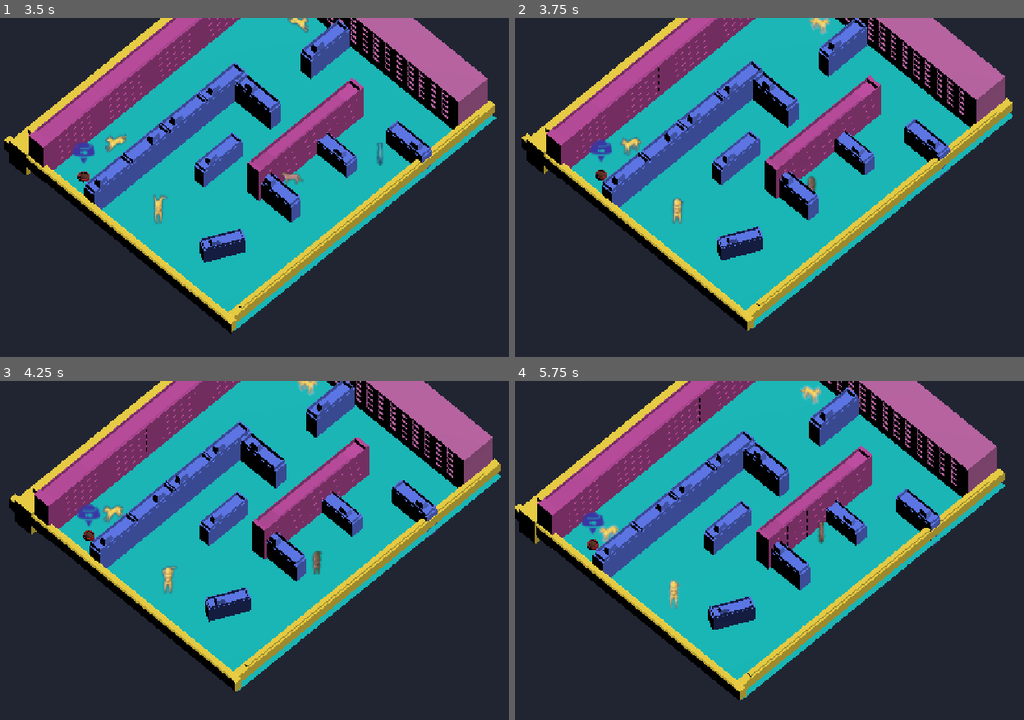
Above: before the commit, frames 1-4 (two rows, left to right).
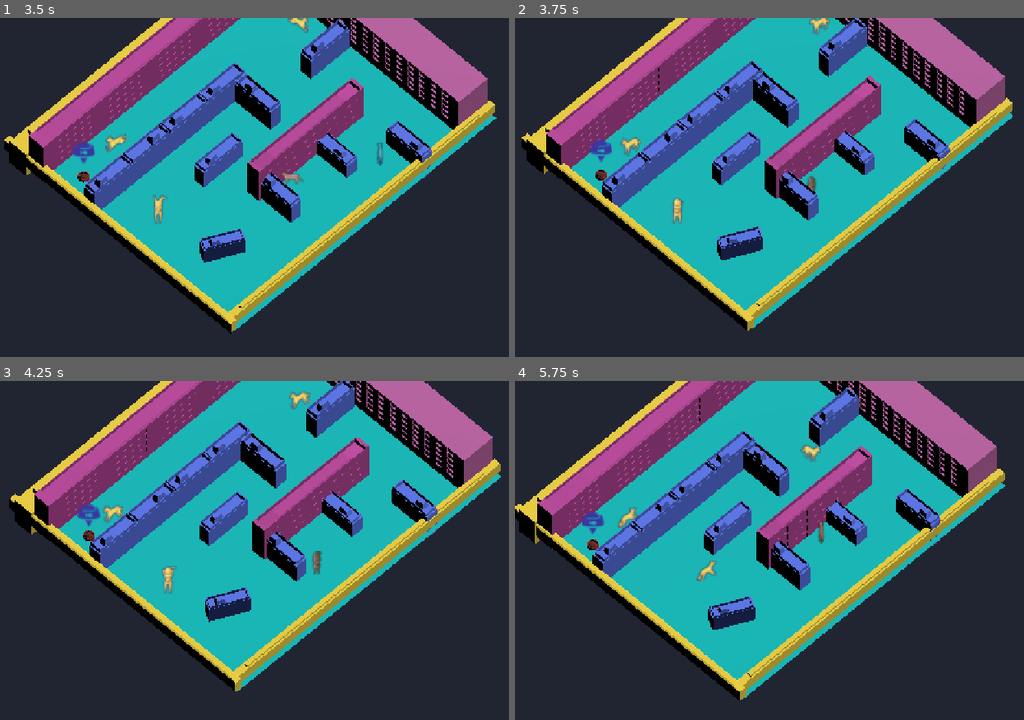
Above: after the commit, the same moments.

Repository: WeronikaKowalkowska/dnsgamejam
Game: Godot game, scene res://scenes/tutorialScena.tscn
The game is run twice, just before and just after one commit, with the same random seed, the same clock (stepped at 60 frames per second) and the same inputs. This scene is started directly instead of the project's main scene.
Inputs (mouse positions are in pixels of both pictures, inside the frame that each line leads up to):
- Up to frame 1 (3.5 s): tap Enter (ui_accept) at 0.5, 0.77 s; move the mouse to (295, 275) at 0.52 s; hold W (move_forward) 0.53-1.25 s; tap Space at 0.6 s; click (295, 275) at 0.67 s; drag from (outside the picture) to (295, 275) at 1.27 s; move the mouse to (132, 146) at 2.02 s; hold A (move_left) 2.03-2.75 s; tap Alt at 2.1 s; drag from (361, 201) to (132, 146) at 2.77 s
- Up to frame 2 (3.75 s): move the mouse to (744, 109) at 3.52 s; hold S (move_back) from 3.53 s (still down); tap E at 3.6 s
- Up to frame 3 (4.25 s): keep holding S (move_back); tap Enter (ui_accept) at 3.77 s
- Up to frame 4 (5.75 s): release S (move_back) at 4.25 s; drag from (988, 547) to (744, 472) at 4.27 s; move the mouse to (713, 584) at 5.02 s; hold W (move_forward) from 5.03 s (still down); tap Space at 5.1 s; click (713, 584) at 5.17 s

Frame 1 is identical in both runs. In frame 2, 0.1% of the frame differs, in the area x 57-62%, y 0-6%; in frame 3, 0.2%; in frame 4, 0.8%, in the area x 16-61%, y 1-67%.

Commit message:
poprawki

Diff:
--- a/assets/scripts/agent_dog.gd
+++ b/assets/scripts/agent_dog.gd
@@ -44,7 +44,7 @@
 		points = path.curve.get_baked_points()
 		if points.size() > 0:
 			indexPoint = randi_range(0, points.size() - 1)
-	_state = PlayerState.IDLE
+	_state = PlayerState.PATROL
 	_IDLE()
 
 func _on_body_entered(body: Node3D) -> void:
@@ -100,6 +100,8 @@
 				navigation_agent_3d.set_target_position(catSpectre.position)
 			return true
 		else:
+			if lastAttackCat != null:
+				_state = PlayerState.IDLE
 			if spectre_attacker == self:
 				spectre_attacker = null
 	return false
@@ -122,18 +124,18 @@
 				break
 		attempts += 1
 
-	if (randi_range(1, 10) <= countState):
+	if (randi_range(1, 25) <= countState):
 		_state = PlayerState.PATROL
 		countState = 0
 
 func _PATROL():
-	SPEED = 2.5
+	SPEED = 2.0
 	navigation_agent_3d.set_target_position(path.to_global(points[indexPoint]))
 	indexPoint += 1
 	if (indexPoint >= points.size()):
 		indexPoint = 0
 
-	if (randi_range(1, 7000) <= countState):
+	if (randi_range(1, 4000) <= countState):
 		_state = PlayerState.IDLE
 		countState = 0
 
--- a/scenes/main.tscn
+++ b/scenes/main.tscn
@@ -122,6 +122,7 @@
 [sub_resource type="WorldBoundaryShape3D" id="WorldBoundaryShape3D_15n48"]
 
 [sub_resource type="SphereShape3D" id="SphereShape3D_15n48"]
+radius = 1.0
 
 [sub_resource type="SpriteFrames" id="SpriteFrames_15n48"]
 animations = [{
@@ -555,7 +556,7 @@
 [sub_resource type="Curve3D" id="Curve3D_85g3d"]
 bake_interval = 1.0
 _data = {
-"points": PackedVector3Array(0, 0, 0, 0, 0, 0, 0, 0, 0, 0, 0, 0, 0, 0, 0, 7.960755, 0, 0.78999996, 0.04, 0, 0, 0.88, 0, 0, 14.119606, 0, 0.29300022, 0, 0, 0, 0, 0, 0, 10.43, 0, 3.251545, 0, -0.435, 0, 0, 0, 0, 2.1341877, 0, 3.7973447, 0, 0, 0, 0, 0, 0, 0, 0, 0),
+"points": PackedVector3Array(0, 0, 0, 0, 0, 0, 1.641634, 0, 0.19048786, 0, 0, 0, 0, 0, 0, 7.9418564, 0, 0.7917223, 0.04, 0, 0, 0.88, 0, 0, 11.168514, 0, 2.6148152, 0, 0, 0, 0, 0, 0, 6.173818, 0, 4.6582355, 0, -0.435, 0, 0, 0, 0, 2.1341877, 0, 3.7973447, 0, 0, 0, 0, 0, 0, 1.6571264, 0, 0.19669008),
 "tilts": PackedFloat32Array(0, 0, 0, 0, 0, 0)
 }
 point_count = 6
@@ -711,7 +712,7 @@
 shape = SubResource("WorldBoundaryShape3D_15n48")
 
 [node name="KotCharacterBody3D" type="CharacterBody3D" parent="." unique_id=644475014 groups=["catAlive"]]
-transform = Transform3D(0.99999994, 0, 0, 0, 1, 0, 0, 0, 1, 9.03474, 0.5773463, 2.3115363)
+transform = Transform3D(0.99999994, 0, 0, 0, 1, 0, 0, 0, 1, 9.08992, 0.5773468, 4.2765355)
 collision_layer = 2053
 collision_mask = 2
 axis_lock_linear_y = true
